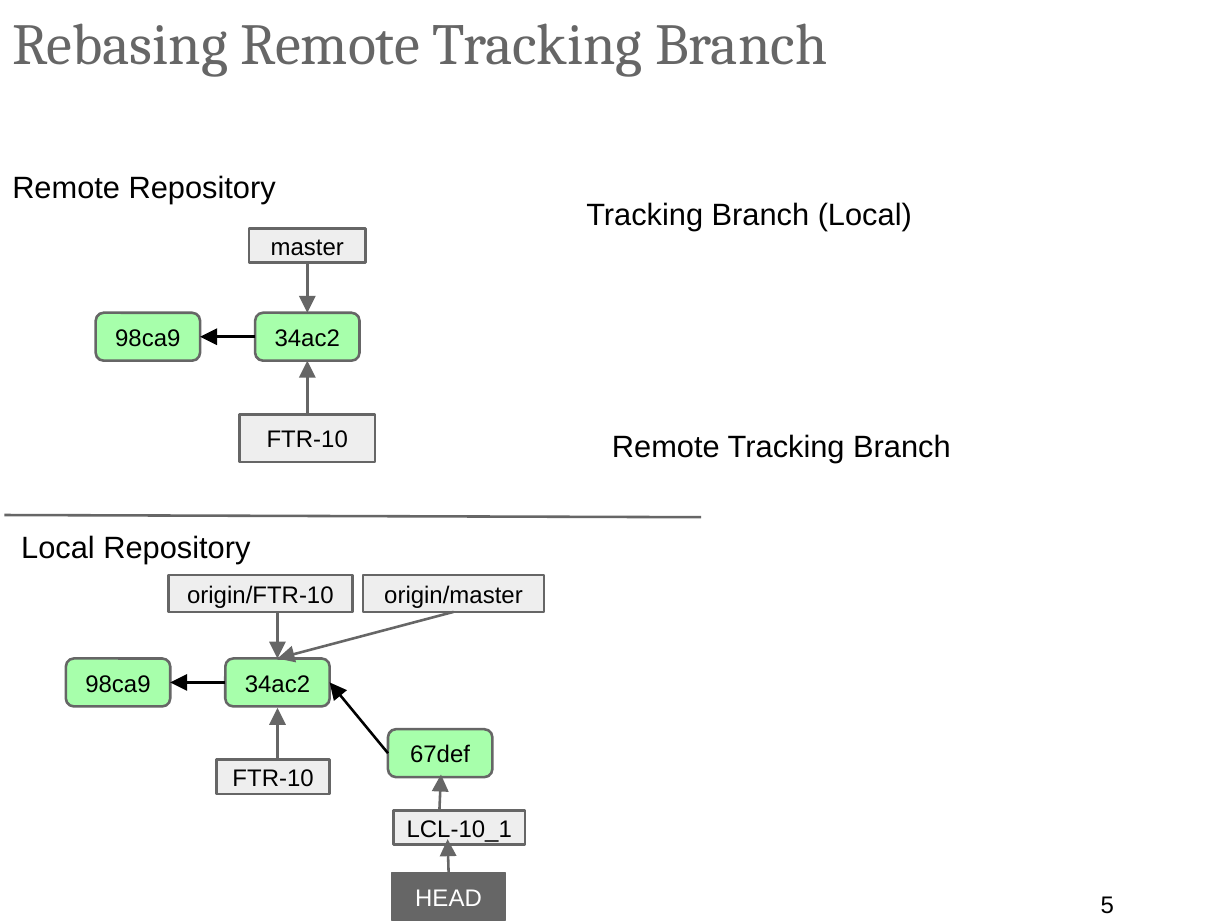
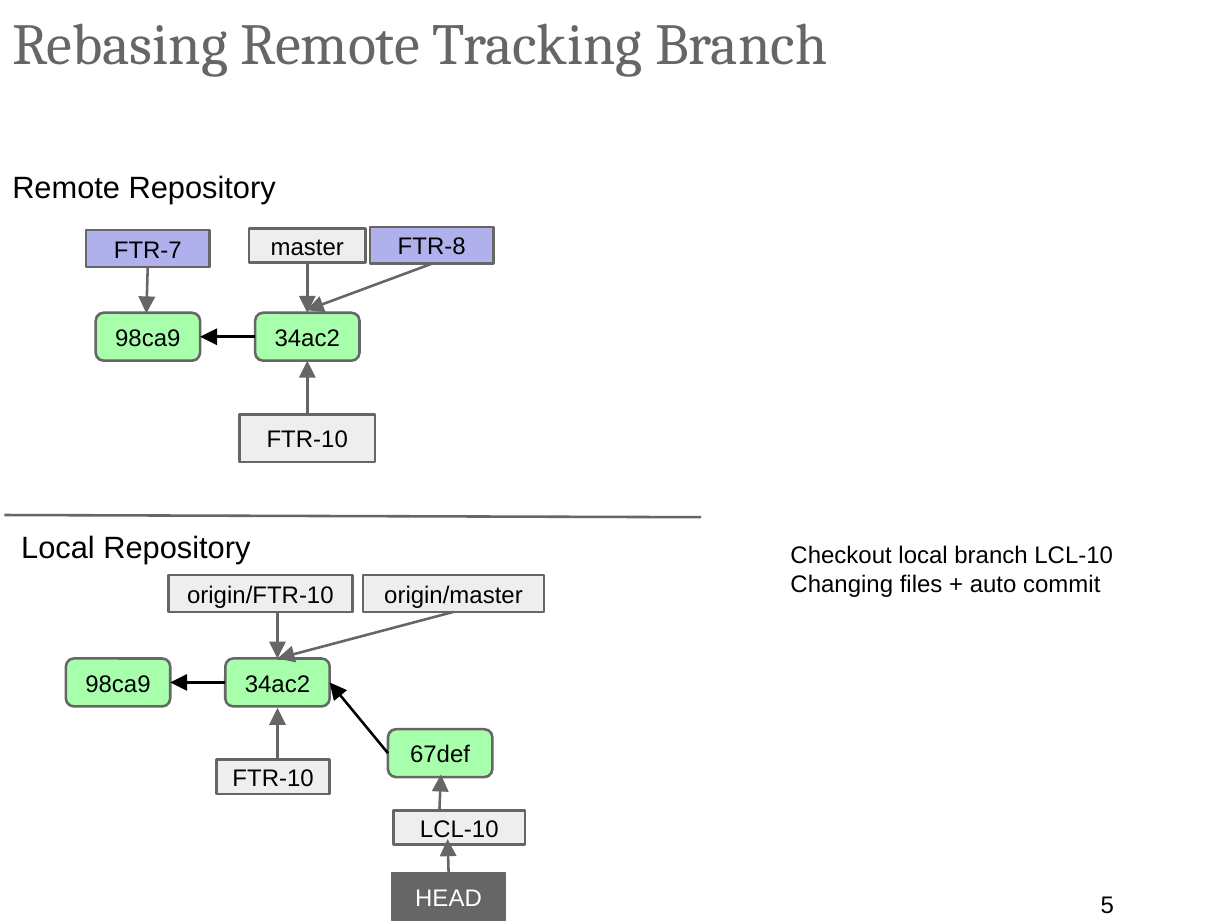
Before and after one commit to ilyaro/mysite, a slide deck: slide 5 of WorkStuff/Courses/Git/Git_Gitlab_Best_Practices/Git_Gitlab_BestPractices.pptx. Drawn at 1232x924 pixels with LibreOffice and Linux fonts; fonts in the diff are those of the drawing. Boxes give left, top, right and bottom in pixels: in the first picture for what was removed or moved away, otherwise in the second. Text is boxed around its words. In the diff, an @@ line names an element or a change of style, - is before the commit and + after.

Commit message:
Flow of git + gitlab ready
Need to add feature/FTR-10 branch best practices

```diff
--- a/WorkStuff/Courses/Git/Git_Gitlab_Best_Practices/Git_Gitlab_BestPractices.pptx
+++ b/WorkStuff/Courses/Git/Git_Gitlab_Best_Practices/Git_Gitlab_BestPractices.pptx
@@ text removed at [586, 202, 912, 231] @@
-Tracking Branch (Local)
@@ rectangle added at [86, 230, 209, 267], fill #B0B0EC, outline #666666 1.5 pt, 14 pt, text #000000 @@
+FTR-7
@@ rectangle added at [370, 227, 493, 264], fill #B0B0EC, outline #666666 1.5 pt, 14 pt, text #000000 @@
+FTR-8
@@ arrow added from (148, 267) to (147, 313), #666666 1.5 pt @@
@@ arrow added from (431, 264) to (307, 310), #666666 1.5 pt @@
@@ text removed at [612, 434, 951, 462] @@
-Remote Tracking Branch
@@ text added at [790, 545, 1113, 597], 14 pt, text #000000 @@
+Checkout local branch LCL-10
+Changing files + auto commit
@@ text in rectangle at [420, 820, 499, 842]: text changed @@
-LCL-10_1
+LCL-10
```
Also in this commit, not shown: 2 other slides changed, 14 slides added.
